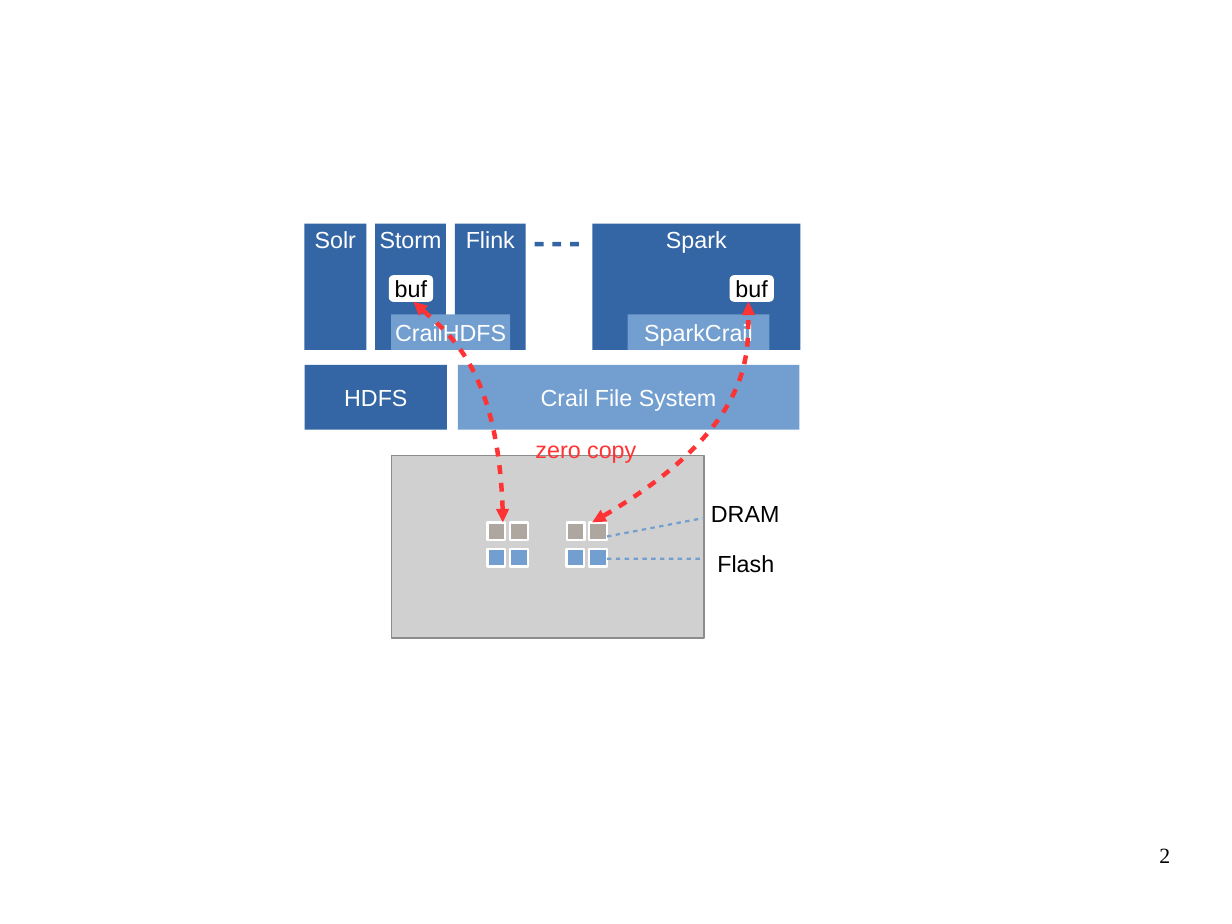
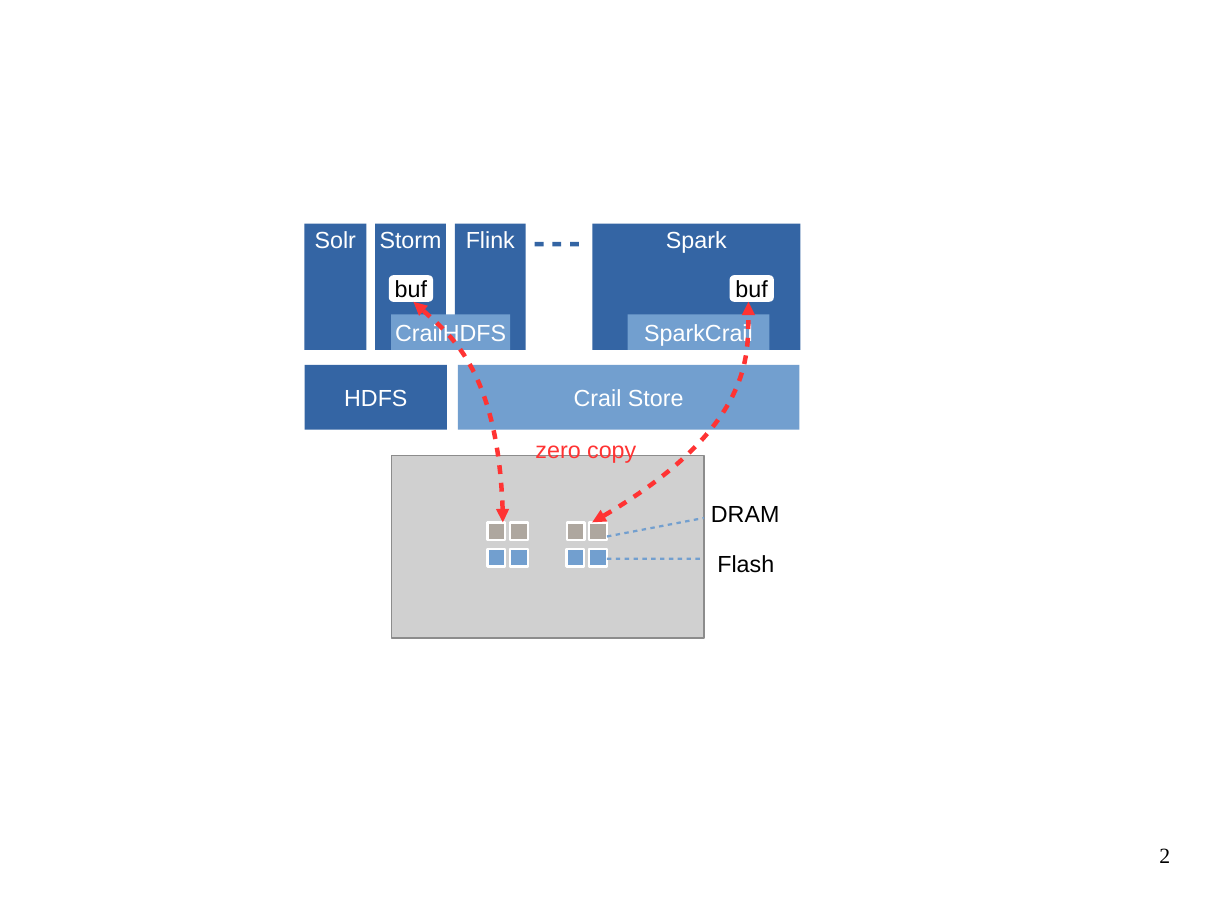
Before and after one commit to apache/incubator-crail-website, a slide deck: slide 2 of _graphix/website.odp. Drawn at 1232x924 pixels with LibreOffice and Linux fonts; fonts in the diff are those of the drawing; grey boxes stand for pictures; background and template pictures are left out. Boxes give left, top, right and bottom in pixels: in the first picture for what was removed or moved away, otherwise in the second. Text is boxed around its words. In the diff, an @@ line names an element or a change of style, - is before the commit and + after.

Commit message:
Crail Store

```diff
--- a/_graphix/website.odp
+++ b/_graphix/website.odp
@@ text in rectangle at (574,389,684,406): text changed @@
-Crail File System
+Crail Store
```
Also in this commit, not shown: 1 other file.
